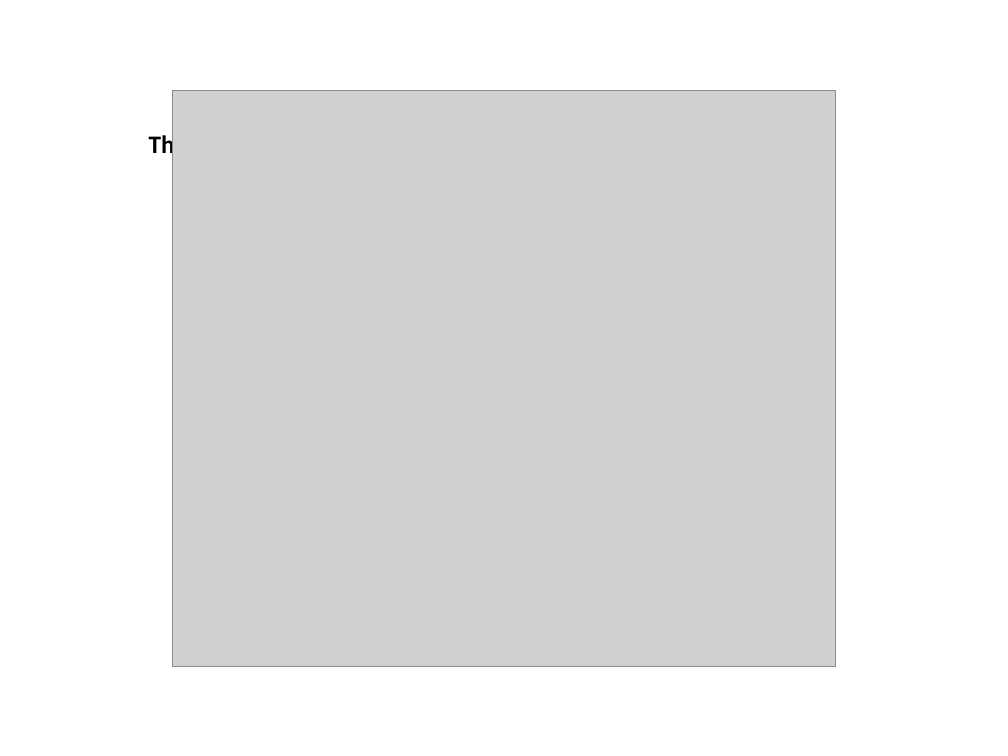
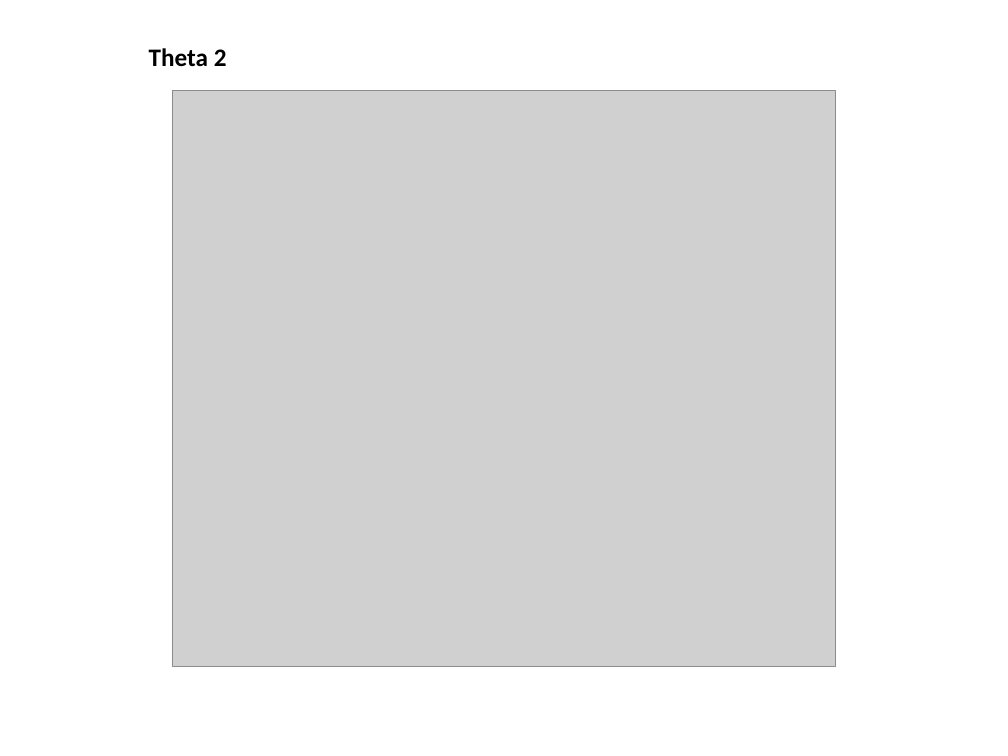
Before and after one commit to WaresLab/QuBar, a slide deck: slide 9 of Figures draft for manuscript.pptx. Drawn at 1008x756 pixels with LibreOffice and Linux fonts; fonts in the diff are those of the drawing; grey boxes stand for pictures. Boxes give left, top, right and bottom in pixels: in the first picture for what was removed or moved away, otherwise in the second. Text is boxed around its words. In the diff, an @@ line names an element or a change of style, - is before the commit and + after.

```diff
--- a/Figures draft for manuscript.pptx
+++ b/Figures draft for manuscript.pptx
@@ text "Theta 2" rewrapped from box(149, 133, 208, 160) to box(149, 48, 227, 67) @@
```
Also in this commit, not shown: 4 other files.
